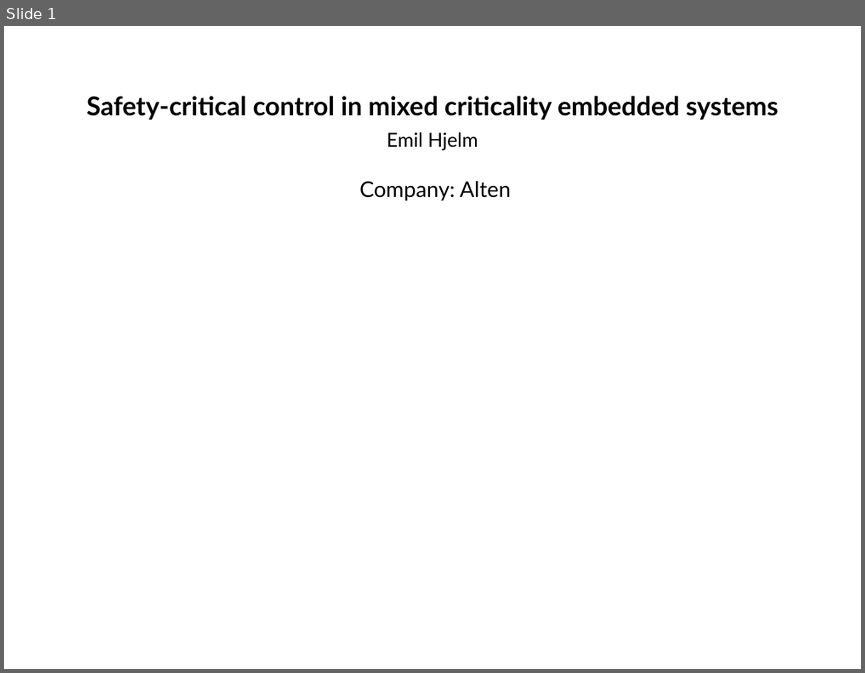
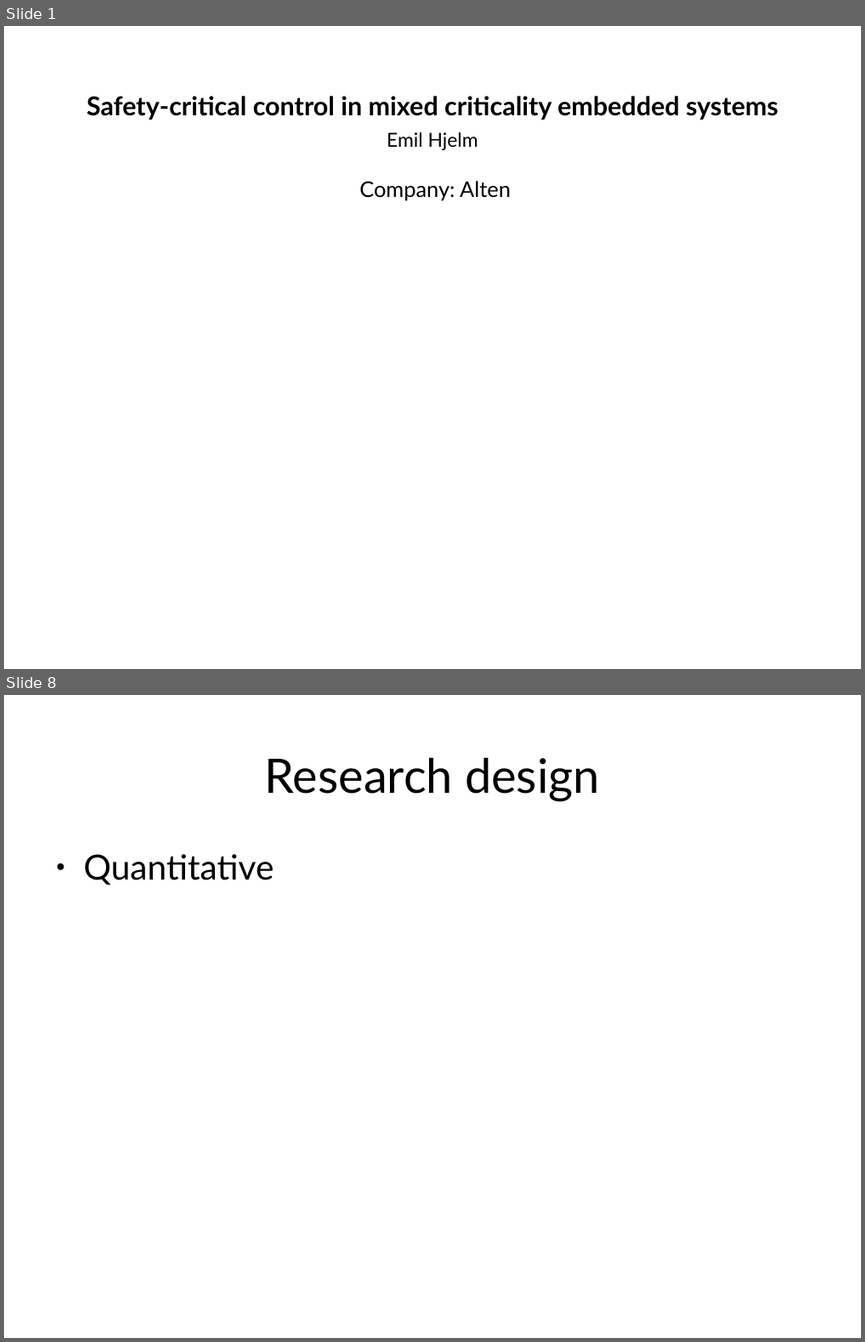
Before and after one commit to afcmrp/exjobb, a slide deck: Admin/planning_presentation.odp. Shown one above the other, each under a label of ours: slide 1 before the commit, slides 1 and 8 after it; the slides between them are not shown. The pictures are 865x673 and 865x1342 pixels, drawn with LibreOffice and Linux fonts; fonts in the diff are those of the drawing. Boxes give left, top, right and bottom in pixels: in the first picture for what was removed or moved away, otherwise in the second. Text is boxed around its words. In the diff, an @@ line names an element or a change of style, - is before the commit and + after.

```diff
--- a/Admin/planning_presentation.odp
+++ b/Admin/planning_presentation.odp
@@ slide 8 added at [4,695,861,1338], background #FFFFFF @@
@@ title added at [265,758,600,801], 44 pt, text #000000 @@
+Research design
@@ text added at [84,854,274,885], 32 pt, text #000000 @@
+● Quantitative
```
Also in this commit, not shown: 1 slide changed, 6 other slides added, 1 slide removed, 3 other files.
